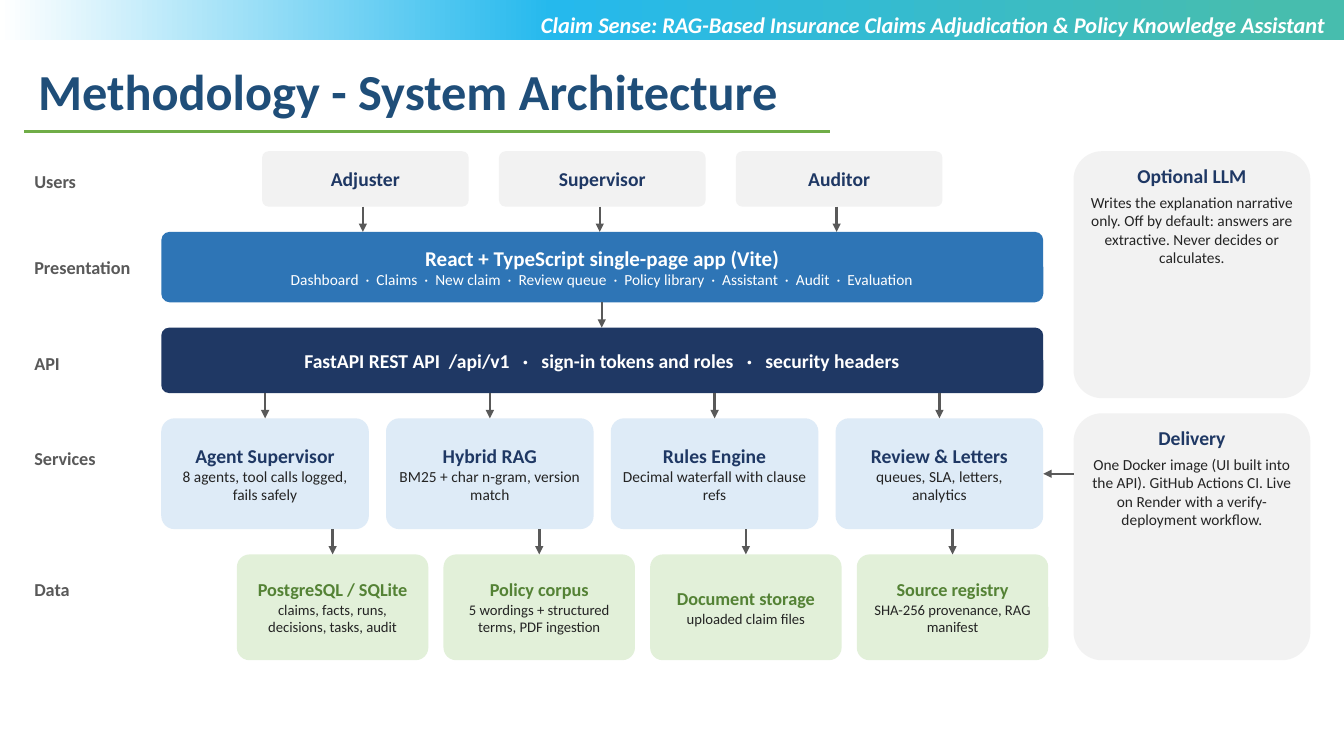
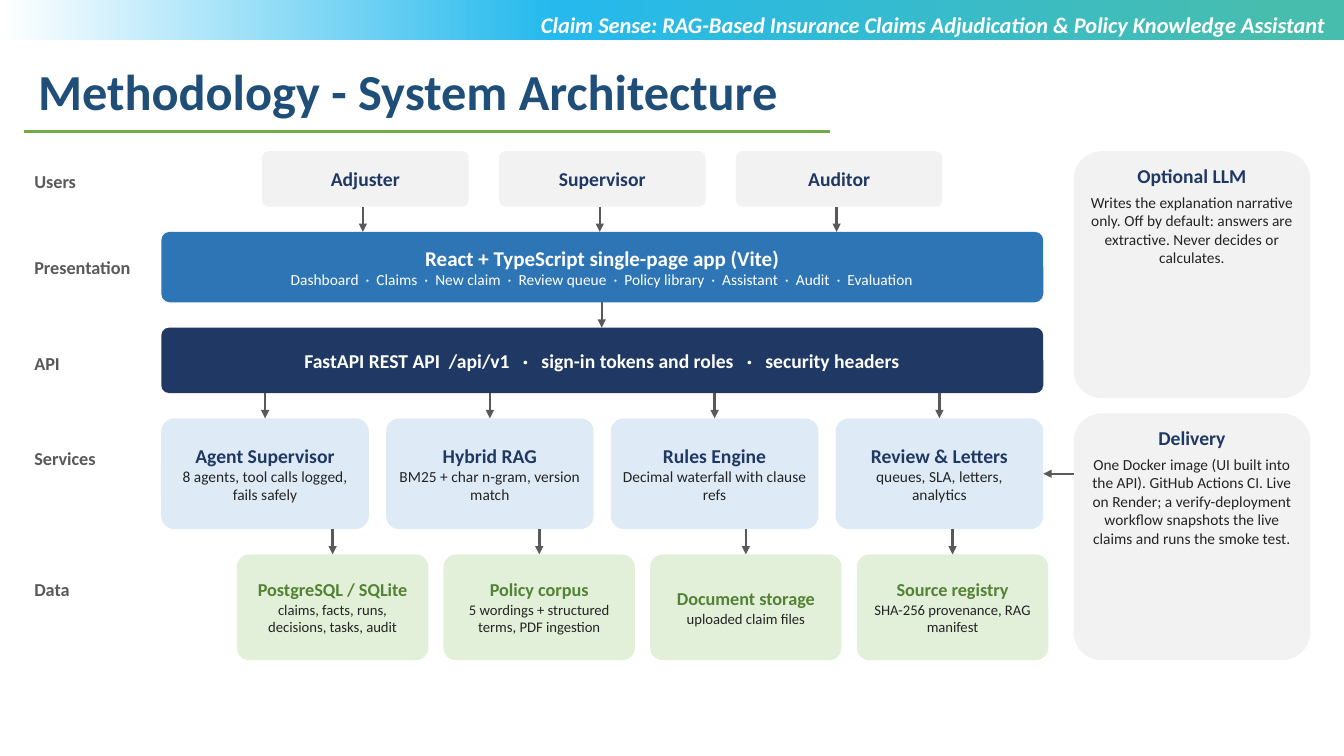
Before and after one commit to sricharansk/CLAIM-SENSE, a slide deck: slide 9 of docs/presentation/Claim_Sense_Review_III_SK_Sricharan.pptx. Drawn at 1344x756 pixels with LibreOffice and Linux fonts; fonts in the diff are those of the drawing; background and template pictures are left out. Boxes give left, top, right and bottom in pixels: in the first picture for what was removed or moved away, otherwise in the second. Text is boxed around its words. In the diff, an @@ line names an element or a change of style, - is before the commit and + after.

```diff
--- a/docs/presentation/Claim_Sense_Review_III_SK_Sricharan.pptx
+++ b/docs/presentation/Claim_Sense_Review_III_SK_Sricharan.pptx
@@ text in rounded rectangle at <box>1092,459,1291,544</box>: text changed @@
-One Docker image (UI built into the API). GitHub Actions CI. Live on Render with a verify-deployment workflow.
+One Docker image (UI built into the API). GitHub Actions CI. Live on Render; a verify-deployment workflow snapshots the live claims and runs the smoke test.
```
Also in this commit, not shown: 3 other slides changed, 2 other files.
